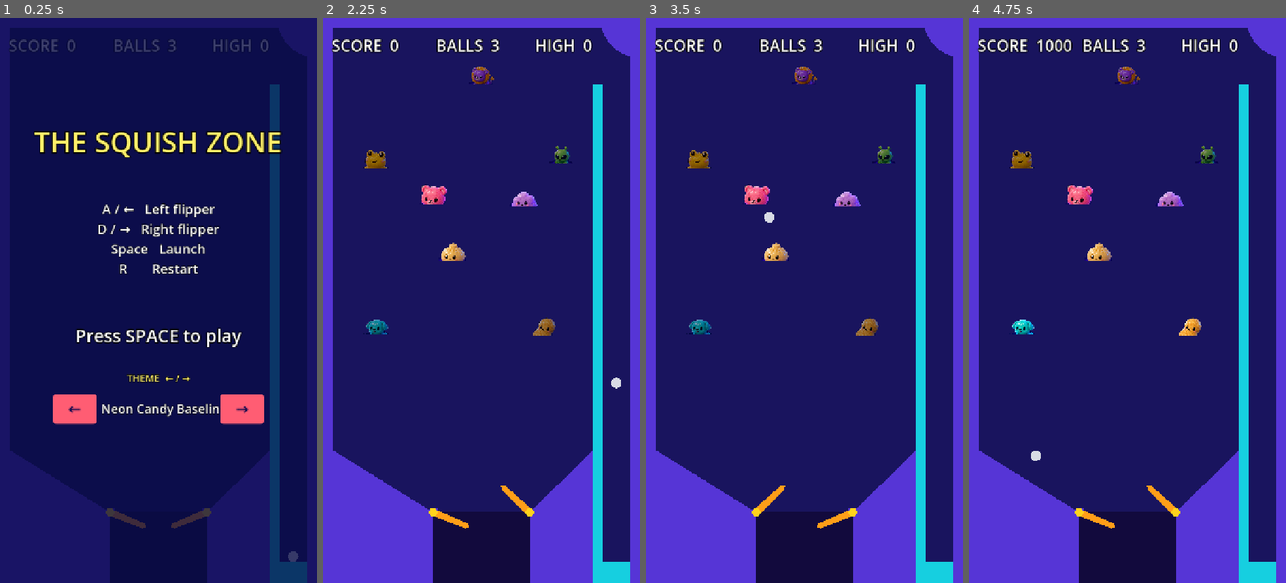
Above: before the commit, frames 1-4 (left to right).
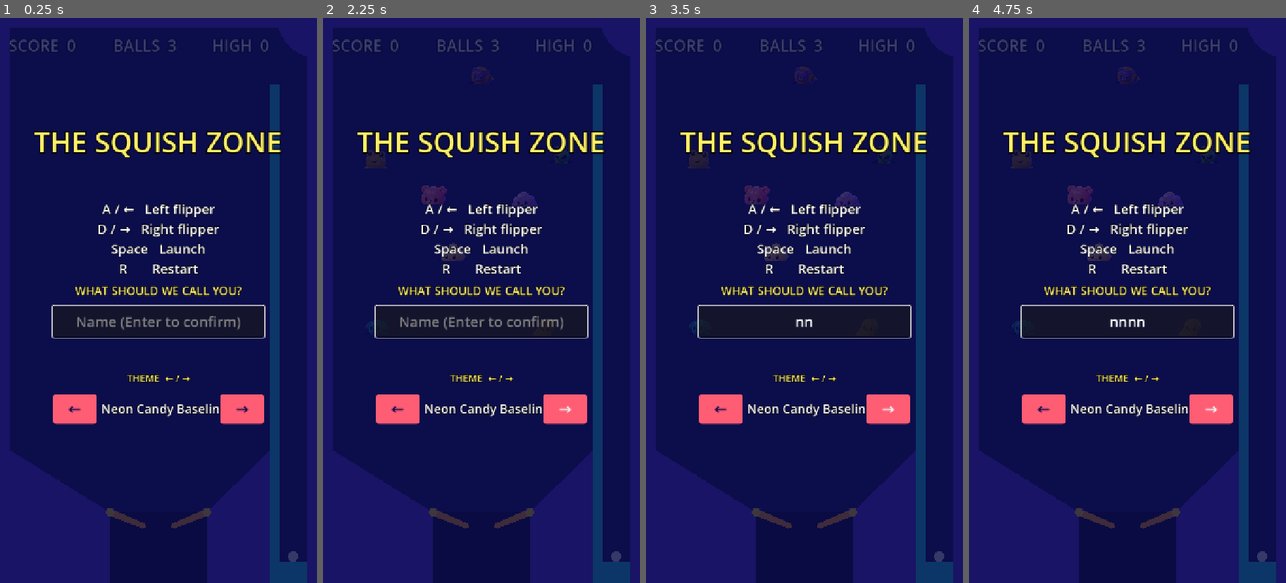
Above: after the commit, the same moments.

Repository: StephenForte/The-Squishy-Pinball-Machine
Game: Godot game, scene res://scenes/main.tscn
The game is run twice, just before and just after one commit, with the same random seed, the same clock (stepped at 60 frames per second) and the same inputs.
Inputs:
- Up to frame 1 (0.25 s): no input
- Up to frame 2 (2.25 s): click "←" at 0.5 s; click "→" at 1.25 s; tap Space (launch_ball) at 2 s; hold D (flipper_right) from 2.03 s (still down); hold Space (launch_ball) from 2.03 s (still down)
- Up to frame 3 (3.5 s): tap N (change_name, bound only after the commit) at 2.3, 2.85 s; release D (flipper_right) at 2.78 s; release Space (launch_ball) at 2.78 s; hold A (flipper_left) from 2.78 s (still down); tap Space (launch_ball) at 3.05 s
- Up to frame 4 (4.75 s): release A (flipper_left) at 3.53 s; hold Space (launch_ball) 3.53-4.28 s; hold D (flipper_right) from 3.53 s (still down); tap N (change_name, bound only after the commit) at 3.8, 4.35 s; tap Space (launch_ball) at 4.55 s

The runs differ from the first frame. In frame 1, 4.7% of the frame differs, in the area x 16-84%, y 47-59%; in frame 2, 33%; in frame 3, 33%; in frame 4, 33%, in the area x 0-100%, y 0-100%.

Commit message:
T12: player profile — name entry + device id (D-027)
First launch asks for a name before Space launches; the UUID and name persist in user://profile.save. NameEntry focus disables flippers, restart, and theme arrows so typing cannot steer the table.

Co-authored-by: Cursor <cursoragent@cursor.com>

Diff:
--- /dev/null
+++ b/autoload/profile.gd
@@ -0,0 +1,102 @@
+extends Node
+
+## Autoload Profile. Device id + player name, persisted at user://profile.save (D-027).
+
+signal name_changed(name: String)
+
+const SAVE_PATH := "user://profile.save"
+const NAME_MAX_LEN := 16
+
+var player_id: String = ""
+var player_name: String = ""
+
+
+func _ready() -> void:
+	_load_or_create()
+
+
+# D-027 name. Signature matches Node.set_name so the script compiles;
+# the engine still uses the native node-name setter (native_method_override).
+@warning_ignore("native_method_override")
+func set_name(n: StringName) -> void:
+	var cleaned := _sanitize_name(String(n))
+	if cleaned == player_name:
+		return
+	player_name = cleaned
+	_save()
+	name_changed.emit(player_name)
+
+
+func _load_or_create() -> void:
+	if FileAccess.file_exists(SAVE_PATH) and _try_load():
+		return
+	player_id = _generate_uuid_v4()
+	player_name = ""
+	_save()
+
+
+func _try_load() -> bool:
+	var text := FileAccess.get_file_as_string(SAVE_PATH)
+	var parsed: Variant = JSON.parse_string(text)
+	if typeof(parsed) != TYPE_DICTIONARY:
+		return false
+	var data: Dictionary = parsed
+	var id := String(data.get("player_id", ""))
+	if not _is_uuid_v4(id):
+		return false
+	player_id = id
+	player_name = _sanitize_name(String(data.get("player_name", "")))
+	return true
+
+
+func _save() -> void:
+	var file := FileAccess.open(SAVE_PATH, FileAccess.WRITE)
+	if file == null:
+		push_warning("Profile: could not write %s" % SAVE_PATH)
+		return
+	file.store_string(JSON.stringify({"player_id": player_id, "player_name": player_name}))
+
+
+func _sanitize_name(n: String) -> String:
+	# D-026: strip control chars, collapse whitespace, trim, ≤16 characters.
+	var stripped := ""
+	for i in n.length():
+		var code := n.unicode_at(i)
+		if code < 32 or code == 127:
+			continue
+		stripped += String.chr(code)
+	var collapsed := ""
+	var pending_space := false
+	for i in stripped.length():
+		var code := stripped.unicode_at(i)
+		if code == 32 or code == 160:
+			if not collapsed.is_empty():
+				pending_space = true
+			continue
+		if pending_space:
+			collapsed += " "
+			pending_space = false
+		collapsed += String.chr(code)
+	if collapsed.length() > NAME_MAX_LEN:
+		collapsed = collapsed.substr(0, NAME_MAX_LEN)
+	return collapsed
+
+
+func _generate_uuid_v4() -> String:
+	var crypto := Crypto.new()
+	var bytes := crypto.generate_random_bytes(16)
+	bytes[6] = (bytes[6] & 0x0f) | 0x40
+	bytes[8] = (bytes[8] & 0x3f) | 0x80
+	return "%02x%02x%02x%02x-%02x%02x-%02x%02x-%02x%02x-%02x%02x%02x%02x%02x%02x" % [
+		bytes[0], bytes[1], bytes[2], bytes[3],
+		bytes[4], bytes[5], bytes[6], bytes[7],
+		bytes[8], bytes[9], bytes[10], bytes[11],
+		bytes[12], bytes[13], bytes[14], bytes[15],
+	]
+
+
+func _is_uuid_v4(value: String) -> bool:
+	var re := RegEx.new()
+	if re.compile("^[0-9a-fA-F]{8}-[0-9a-fA-F]{4}-4[0-9a-fA-F]{3}-[89abAB][0-9a-fA-F]{3}-[0-9a-fA-F]{12}$") != OK:
+		return false
+	return re.search(value) != null
--- a/project.godot
+++ b/project.godot
@@ -47,6 +47,11 @@
 "events": [Object(InputEventKey,"resource_local_to_scene":false,"resource_name":"","device":-1,"window_id":0,"alt_press …(192 unchanged characters)…
 ]
 }
+change_name={
+"deadzone": 0.5,
+"events": [Object(InputEventKey,"resource_local_to_scene":false,"resource_name":"","device":-1,"window_id":0,"alt_pressed":false,"shift_pressed":false,"ctrl_pressed":false,"meta_pressed":false,"pressed":false,"keycode":0,"physical_keycode":78,"key_label":0,"unicode":110,"location":0,"echo":false,"script":null)
+]
+}
 
 [physics]
 
@@ -58,3 +63,4 @@
 Game="*res://autoload/game.gd"
 Sfx="*res://autoload/sfx.gd"
 Theme="*res://autoload/theme.gd"
+Profile="*res://autoload/profile.gd"
--- /dev/null
+++ b/scenes/ui/name_entry.tscn
@@ -0,0 +1,43 @@
+[gd_scene load_steps=2 format=3 uid="uid://d8nameentry3scene"]
+
+[ext_resource type="Script" path="res://scripts/ui/name_entry.gd" id="1_name"]
+
+[node name="NameEntry" type="Control"]
+layout_mode = 3
+anchors_preset = 0
+offset_left = 80.0
+offset_top = 600.0
+offset_right = 640.0
+offset_bottom = 760.0
+mouse_filter = 0
+script = ExtResource("1_name")
+
+[node name="PromptLabel" type="Label" parent="."]
+layout_mode = 0
+offset_left = 0.0
+offset_top = 0.0
+offset_right = 560.0
+offset_bottom = 40.0
+mouse_filter = 2
+theme_override_colors/font_color = Color(1, 0.92, 0.35, 1)
+theme_override_colors/font_outline_color = Color(0, 0, 0, 1)
+theme_override_constants/outline_size = 6
+theme_override_font_sizes/font_size = 26
+text = "WHAT SHOULD WE CALL YOU?"
+horizontal_alignment = 1
+
+[node name="NameEdit" type="LineEdit" parent="."]
+layout_mode = 0
+offset_left = 40.0
+offset_top = 52.0
+offset_right = 520.0
+offset_bottom = 124.0
+theme_override_colors/font_color = Color(1, 1, 0.88, 1)
+theme_override_colors/font_placeholder_color = Color(1, 1, 0.88, 0.45)
+theme_override_font_sizes/font_size = 32
+alignment = 1
+max_length = 16
+placeholder_text = "Name (Enter to confirm)"
+caret_blink = true
+context_menu_enabled = false
+select_all_on_focus = true
--- a/scenes/ui/title.tscn
+++ b/scenes/ui/title.tscn
@@ -1,7 +1,8 @@
-[gd_scene load_steps=3 format=3 uid="uid://d4m8title7scene"]
+[gd_scene load_steps=4 format=3 uid="uid://d4m8title7scene"]
 
 [ext_resource type="Script" path="res://scripts/ui/title.gd" id="1_title"]
 [ext_resource type="PackedScene" path="res://scenes/ui/theme_picker.tscn" id="2_picker"]
+[ext_resource type="PackedScene" path="res://scenes/ui/name_entry.tscn" id="3_name"]
 
 [node name="Title" type="CanvasLayer"]
 layer = 15
@@ -61,4 +62,20 @@
 horizontal_alignment = 1
 vertical_alignment = 1
 
+[node name="PlayerNameLabel" type="Label" parent="."]
+offset_left = 40.0
+offset_top = 620.0
+offset_right = 680.0
+offset_bottom = 676.0
+mouse_filter = 2
+theme_override_colors/font_color = Color(1, 1, 0.88, 1)
+theme_override_colors/font_outline_color = Color(0, 0, 0, 1)
+theme_override_constants/outline_size = 6
+theme_override_font_sizes/font_size = 26
+text = ""
+horizontal_alignment = 1
+vertical_alignment = 1
+
+[node name="NameEntry" parent="." instance=ExtResource("3_name")]
+
 [node name="ThemePicker" parent="." instance=ExtResource("2_picker")]
--- /dev/null
+++ b/scripts/ui/name_entry.gd
@@ -0,0 +1,94 @@
+extends Control
+
+## Title-screen name prompt. LineEdit max 16; Enter confirms, Escape cancels (D-027).
+
+@onready var _prompt: Label = $PromptLabel
+@onready var _line: LineEdit = $NameEdit
+
+
+func _ready() -> void:
+	visible = false
+	_line.max_length = 16
+	_line.text_submitted.connect(_on_text_submitted)
+	var theme_node := get_node_or_null("/root/Theme")
+	if theme_node != null:
+		if theme_node.has_signal("palette_changed"):
+			theme_node.palette_changed.connect(_apply_theme)
+		_apply_theme()
+
+
+func is_capturing() -> bool:
+	return visible and is_instance_valid(_line) and _line.has_focus()
+
+
+func open() -> void:
+	_line.text = String(Profile.player_name)
+	visible = true
+	call_deferred("grab_name_focus")
+
+
+func grab_name_focus() -> void:
+	if not visible or not is_instance_valid(_line):
+		return
+	_line.grab_focus()
+	_line.caret_column = _line.text.length()
+
+
+func release_name_focus() -> void:
+	if is_instance_valid(_line) and _line.has_focus():
+		_line.release_focus()
+	var viewport := get_viewport()
+	if viewport != null:
+		viewport.gui_release_focus()
+
+
+func _apply_theme(_id: String = "") -> void:
+	var theme_node := get_node_or_null("/root/Theme")
+	if theme_node == null or not theme_node.has_method("color"):
+		return
+	_prompt.add_theme_color_override("font_color", theme_node.color("glow_gold"))
+	_line.add_theme_color_override("font_color", theme_node.color("text_primary"))
+	_line.add_theme_color_override("caret_color", theme_node.color("text_primary"))
+
+
+func _input(event: InputEvent) -> void:
+	if not visible or not is_visible_in_tree():
+		return
+	if event is InputEventKey and event.pressed and not event.echo:
+		var key := event as InputEventKey
+		if key.keycode == KEY_ESCAPE or key.physical_keycode == KEY_ESCAPE:
+			_cancel()
+			get_viewport().set_input_as_handled()
+			return
+	if not is_capturing():
+		return
+	if (
+		event.is_action_pressed("launch_ball")
+		or event.is_action_pressed("restart")
+		or event.is_action_pressed("flipper_left")
+		or event.is_action_pressed("flipper_right")
+	):
+		get_viewport().set_input_as_handled()
+		return
+	if event is InputEventKey and event.pressed:
+		var key := event as InputEventKey
+		if key.physical_keycode == KEY_LEFT or key.physical_keycode == KEY_RIGHT:
+			get_viewport().set_input_as_handled()
+
+
+func _on_text_submitted(raw: String) -> void:
+	Profile.call("set_name", raw)
+	if String(Profile.player_name).is_empty():
+		call_deferred("grab_name_focus")
+		return
+	release_name_focus()
+	visible = false
+
+
+func _cancel() -> void:
+	if String(Profile.player_name).is_empty():
+		call_deferred("grab_name_focus")
+		return
+	_line.text = String(Profile.player_name)
+	release_name_focus()
+	visible = false
--- a/scripts/ui/title.gd
+++ b/scripts/ui/title.gd
@@ -1,6 +1,10 @@
 extends CanvasLayer
 
 var _dismissed := false
+var _flippers_enabled := true
+
+@onready var _name_entry: Control = $NameEntry
+@onready var _player_name_label: Label = $PlayerNameLabel
 
 
 func _ready() -> void:
@@ -8,6 +12,14 @@
 	var theme_node := get_node("/root/Theme")
 	theme_node.palette_changed.connect(_apply_theme)
 	_apply_theme(theme_node.palette_id)
+	var profile := get_node("/root/Profile")
+	if not profile.name_changed.is_connected(_on_name_changed):
+		profile.name_changed.connect(_on_name_changed)
+	_refresh_name_ui(String(profile.player_name))
+
+
+func _process(_delta: float) -> void:
+	_set_flippers_enabled(not _is_capturing_name())
 
 
 func _apply_theme(_id: String = "") -> void:
@@ -21,11 +33,79 @@
 	$TableNameLabel.add_theme_color_override("font_color", theme_node.color("glow_gold"))
 	$ControlsLabel.add_theme_color_override("font_color", primary)
 	$PlayHintLabel.add_theme_color_override("font_color", primary)
+	_player_name_label.add_theme_color_override("font_color", primary)
+
+
+func _on_name_changed(new_name: String) -> void:
+	_refresh_name_ui(new_name)
+
+
+func _refresh_name_ui(player_name: String) -> void:
+	var named := not player_name.is_empty()
+	_player_name_label.text = "Playing as %s · N to change" % player_name if named else ""
+	_player_name_label.visible = named
+	$PlayHintLabel.visible = named
+	if named:
+		if _name_entry.visible:
+			_name_entry.visible = false
+		_name_entry.release_name_focus()
+	else:
+		_name_entry.open()
+
+
+func _is_capturing_name() -> bool:
+	return _name_entry != null and _name_entry.has_method("is_capturing") and _name_entry.is_capturing()
+
+
+func _needs_name() -> bool:
+	var profile := get_node_or_null("/root/Profile")
+	return profile != null and String(profile.player_name).is_empty()
+
+
+func _set_flippers_enabled(enabled: bool) -> void:
+	if enabled == _flippers_enabled:
+		return
+	_flippers_enabled = enabled
+	var main := get_parent()
+	if main == null:
+		return
+	for path in ["Table/FlipperLeft", "Table/FlipperRight"]:
+		var flipper := main.get_node_or_null(path)
+		if flipper != null:
+			flipper.set_physics_process(enabled)
+
+
+func _input(event: InputEvent) -> void:
+	if _dismissed:
+		return
+	var capturing := _is_capturing_name()
+	if capturing or _needs_name():
+		if event.is_action_pressed("launch_ball"):
+			get_viewport().set_input_as_handled()
+			return
+	if capturing:
+		if event.is_action_pressed("restart"):
+			get_viewport().set_input_as_handled()
+			return
+		if event is InputEventKey and event.pressed:
+			var key := event as InputEventKey
+			if key.physical_keycode == KEY_LEFT or key.physical_keycode == KEY_RIGHT:
+				get_viewport().set_input_as_handled()
 
 
 func _unhandled_input(event: InputEvent) -> void:
 	if _dismissed:
 		return
+	if _is_capturing_name() or _needs_name():
+		if event.is_action_pressed("launch_ball"):
+			get_viewport().set_input_as_handled()
+		return
+	if event.is_action_pressed("change_name"):
+		_name_entry.open()
+		get_viewport().set_input_as_handled()
+		return
 	if event.is_action_pressed("launch_ball"):
 		_dismissed = true
+		_name_entry.release_name_focus()
+		_set_flippers_enabled(true)
 		visible = false
--- /dev/null
+++ b/tests/profile_test.gd
@@ -0,0 +1,332 @@
+extends SceneTree
+
+const SAVE_PATH := "user://profile.save"
+const PROFILE_SCRIPT := preload("res://autoload/profile.gd")
+
+var _cases_passed: int = 0
+var _name_changed_count: int = 0
+var _profile: Node
+var _game: Node
+var _theme: Node
+
+
+func _initialize() -> void:
+	_run.call_deferred()
+
+
+func _run() -> void:
+	_delete_profile()
+	_profile = root.get_node_or_null("Profile")
+	_game = root.get_node_or_null("Game")
+	_theme = root.get_node_or_null("Theme")
+	if _profile == null or _game == null or _theme == null:
+		_fail("Profile, Game, or Theme autoload missing")
+		return
+	_profile._load_or_create()
+	_profile.name_changed.connect(_on_name_changed)
+
+	if change_scene_to_file("res://scenes/main.tscn") != OK:
+		_fail("could not load main.tscn")
+		return
+	await process_frame
+	await process_frame
+	await process_frame
+
+	var main := current_scene
+	if main == null:
+		_fail("main scene did not load")
+		return
+	_silence_table_drain(main)
+
+	if not await _case_1_fresh(main):
+		return
+	if not await _case_3_focus_gates(main):
+		return
+	if not await _case_2_confirm(main):
+		return
+	if not await _case_4_rename_cancel(main):
+		return
+	if not await _case_5_reinstantiate():
+		return
+	if not await _case_6_launch(main):
+		return
+
+	print("PROFILE PASS cases=%d" % _cases_passed)
+	quit(0)
+
+
+func _on_name_changed(_name: String) -> void:
+	_name_changed_count += 1
+
+
+func _case_1_fresh(main: Node) -> bool:
+	if not _is_uuid_v4(String(_profile.player_id)):
+		return _fail("case 1: player_id is not a v4 UUID: %s" % _profile.player_id)
+	if String(_profile.player_name) != "":
+		return _fail("case 1: expected empty name, got '%s'" % _profile.player_name)
+	var title := _require_node(main, "Title")
+	var entry := _require_node(main, "NameEntry")
+	if title == null or entry == null:
+		return false
+	if not title.visible:
+		return _fail("case 1: Title should be visible")
+	if not entry.visible:
+		return _fail("case 1: NameEntry should be visible on a fresh profile")
+	await _wait_entry_focused(entry)
+	if not entry.is_capturing():
+		return _fail("case 1: NameEntry LineEdit should have focus")
+	var ball := await _wait_lane_ball(main)
+	if ball == null:
+		return false
+	_push_action(main, "launch_ball")
+	var launched := false
+	for _f in 5:
+		await physics_frame
+		if bool(ball.get("launched")):
+			launched = true
+			break
+	_push_action(main, "launch_ball", false)
+	if launched:
+		return _fail("case 1: launch_ball launched before a name was set")
+	if not title.visible:
+		return _fail("case 1: Title hid before a name was set")
+	_cases_passed += 1
+	print("PROFILE case 1 pass")
+	return true
+
+
+func _case_3_focus_gates(main: Node) -> bool:
+	var entry := _require_node(main, "NameEntry")
+	var flipper := main.get_node_or_null("Table/FlipperLeft")
+	if entry == null:
+		return false
+	if flipper == null:
+		return _fail("case 3: missing Table/FlipperLeft")
+	await _wait_entry_focused(entry)
+	if not entry.is_capturing():
+		return _fail("case 3: NameEntry should be focused")
+
+	var angle_before: float = flipper.rotation
+	Input.action_press("flipper_left")
+	for _i in 10:
+		await physics_frame
+	Input.action_release("flipper_left")
+	if absf(flipper.rotation - angle_before) >= 0.01:
+		return _fail("case 3: flipper moved while NameEntry focused")
+
+	_game.add_score(100)
+	var state_before: int = _game.state
+	var score_before: int = _game.score
+	var balls_before: int = _game.balls_left
+	_push_action(main, "restart")
+	await process_frame
+	await process_frame
+	if _game.state != state_before or _game.score != score_before or _game.balls_left != balls_before:
+		return _fail("case 3: restart changed game state while NameEntry focused")
+
+	var palette_before: String = String(_theme.palette_id)
+	var arrow := InputEventKey.new()
+	arrow.pressed = true
+	arrow.physical_keycode = KEY_RIGHT
+	arrow.keycode = KEY_RIGHT
+	main.get_viewport().push_input(arrow)
+	await process_frame
+	await process_frame
+	arrow.pressed = false
+	main.get_viewport().push_input(arrow)
+	if String(_theme.palette_id) != palette_before:
+		return _fail("case 3: Right arrow changed palette while NameEntry focused")
+
+	_cases_passed += 1
+	print("PROFILE case 3 pass")
+	return true
+
+
+func _case_2_confirm(main: Node) -> bool:
+	var entry := _require_node(main, "NameEntry")
+	var title := _require_node(main, "Title")
+	if entry == null or title == null:
+		return false
+	var edit := entry.get_node_or_null("NameEdit") as LineEdit
+	if edit == null:
+		return _fail("case 2: missing NameEdit")
+	_name_changed_count = 0
+	edit.text = "  Nat  asha "
+	edit.text_submitted.emit(edit.text)
+	await process_frame
+	await process_frame
+	if String(_profile.player_name) != "Nat asha":
+		return _fail("case 2: expected name 'Nat asha', got '%s'" % _profile.player_name)
+	if _name_changed_count != 1:
+		return _fail("case 2: name_changed fired %d times, expected 1" % _name_changed_count)
+	if entry.visible:
+		return _fail("case 2: NameEntry should be hidden after confirm")
+	var name_line := _require_node(main, "PlayerNameLabel") as Label
+	if name_line == null:
+		return false
+	if name_line.text != "Playing as Nat asha · N to change":
+		return _fail("case 2: title name line was '%s'" % name_line.text)
+	if not FileAccess.file_exists(SAVE_PATH):
+		return _fail("case 2: profile.save was not written")
+	var parsed: Variant = JSON.parse_string(FileAccess.get_file_as_string(SAVE_PATH))
+	if typeof(parsed) != TYPE_DICTIONARY:
+		return _fail("case 2: profile.save is not JSON")
+	var data: Dictionary = parsed
+	if String(data.get("player_id", "")) != String(_profile.player_id):
+		return _fail("case 2: profile.save player_id mismatch")
+	if String(data.get("player_name", "")) != "Nat asha":
+		return _fail("case 2: profile.save name was '%s'" % data.get("player_name", ""))
+	if not title.visible:
+		return _fail("case 2: Title should stay visible after naming")
+	_cases_passed += 1
+	print("PROFILE case 2 pass")
+	return true
+
+
+func _case_4_rename_cancel(main: Node) -> bool:
+	var entry := _require_node(main, "NameEntry")
+	if entry == null:
+		return false
+	_push_action(main, "change_name")
+	await process_frame
+	await process_frame
+	if not entry.visible:
+		return _fail("case 4: NameEntry should reopen on change_name")
+	var edit := entry.get_node_or_null("NameEdit") as LineEdit
+	if edit == null:
+		return _fail("case 4: missing NameEdit")
+	if edit.text != "Nat asha":
+		return _fail("case 4: expected prefill 'Nat asha', got '%s'" % edit.text)
+	await _wait_entry_focused(entry)
+	edit.text = "Other"
+	var esc := InputEventKey.new()
+	esc.pressed = true
+	esc.keycode = KEY_ESCAPE
+	esc.physical_keycode = KEY_ESCAPE
+	main.get_viewport().push_input(esc)
+	await process_frame
+	await process_frame
+	esc.pressed = false
+	main.get_viewport().push_input(esc)
+	if String(_profile.player_name) != "Nat asha":
+		return _fail("case 4: Escape changed the name to '%s'" % _profile.player_name)
+	if entry.visible:
+		return _fail("case 4: NameEntry should hide on Escape")
+	_cases_passed += 1
+	print("PROFILE case 4 pass")
+	return true
+
+
+func _case_5_reinstantiate() -> bool:
+	var clone: Node = PROFILE_SCRIPT.new()
+	root.add_child(clone)
+	await process_frame
+	var clone_id := String(clone.get("player_id"))
+	var clone_name := String(clone.get("player_name"))
+	clone.queue_free()
+	await process_frame
+	if clone_id != String(_profile.player_id) or clone_name != String(_profile.player_name):
+		return _fail(
+			"case 5: re-instantiated Profile id/name %s/%s != %s/%s"
+			% [clone_id, clone_name, _profile.player_id, _profile.player_name]
+		)
+	_cases_passed += 1
+	print("PROFILE case 5 pass")
+	return true
+
+
+func _case_6_launch(main: Node) -> bool:
+	var title := _require_node(main, "Title")
+	if title == null:
+		return false
+	if String(_profile.player_name).is_empty():
+		return _fail("case 6: name must be set before launch")
+	var ball := await _wait_lane_ball(main)
+	if ball == null:
+		return false
+	_push_action(main, "launch_ball")
+	var launched := false
+	for _f in 5:
+		await physics_frame
+		if bool(ball.get("launched")):
+			launched = true
+			break
+	_push_action(main, "launch_ball", false)
+	if title.visible:
+		return _fail("case 6: Title should hide on first Space after a name is set")
+	if not launched:
+		return _fail("case 6: Space did not launch after a name is set")
+	_cases_passed += 1
+	print("PROFILE case 6 pass")
+	return true
+
+
+func _wait_entry_focused(entry: Node) -> void:
+	for _i in 10:
+		if entry.has_method("is_capturing") and entry.is_capturing():
+			return
+		if entry.has_method("grab_name_focus"):
+			entry.grab_name_focus()
+		await process_frame
+
+
+func _push_action(main: Node, action: StringName, pressed: bool = true) -> void:
+	var ev := InputEventAction.new()
+	ev.action = action
+	ev.pressed = pressed
+	main.get_viewport().push_input(ev)
+
+
+func _wait_lane_ball(main: Node) -> Node:
+	var table := main.get_node_or_null("Table")
+	if table == null:
+		_fail("missing Table node")
+		return null
+	var ball: Node = null
+	for node in get_nodes_in_group("ball"):
+		if node is Node2D and is_instance_valid(node):
+			var pos: Vector2 = (node as Node2D).global_position
+			if pos.x > 620.0 and pos.y > 1100.0:
+				ball = node
+				break
+	if ball == null:
+		_fail("no lane ball available")
+		return null
+	while is_instance_valid(ball) and not bool(ball.get("_ccd_ready")):
+		await physics_frame
+	return ball if is_instance_valid(ball) else null
+
+
+func _silence_table_drain(main: Node) -> void:
+	var table := main.get_node_or_null("Table")
+	if table == null:
+		return
+	var drain := table.get_node_or_null("Drain")
+	if drain != null and drain is Area2D:
+		(drain as Area2D).monitoring = false
+
+
+func _require_node(root_node: Node, node_name: String) -> Node:
+	var node := root_node.find_child(node_name, true, false)
+	if node == null:
+		_fail("missing node %s" % node_name)
+	return node
+
+
+func _delete_profile() -> void:
+	var dir := DirAccess.open("user://")
+	if dir != null and dir.file_exists("profile.save"):
+		dir.remove("profile.save")
+
+
+func _is_uuid_v4(value: String) -> bool:
+	var re := RegEx.new()
+	re.compile("^[0-9a-fA-F]{8}-[0-9a-fA-F]{4}-4[0-9a-fA-F]{3}-[89abAB][0-9a-fA-F]{3}-[0-9a-fA-F]{12}$")
+	return re.search(value) != null
+
+
+func _fail(message: String) -> bool:
+	push_error("PROFILE FAIL %s" % message)
+	print("PROFILE FAIL %s" % message)
+	quit(1)
+	return false
Not shown, added: autoload/profile.gd.uid
Not shown, added: scripts/ui/name_entry.gd.uid
Not shown, added: tests/profile_test.gd.uid
